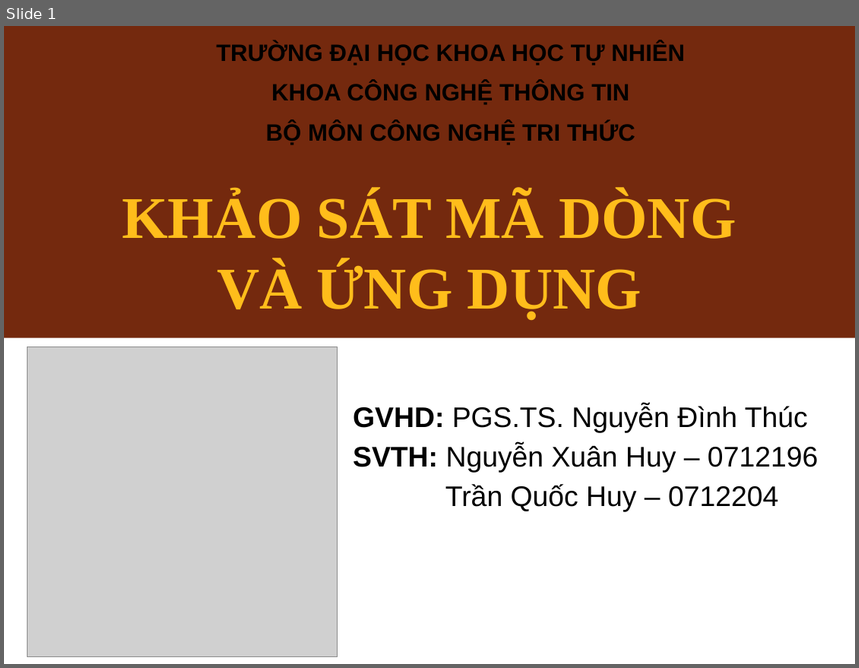
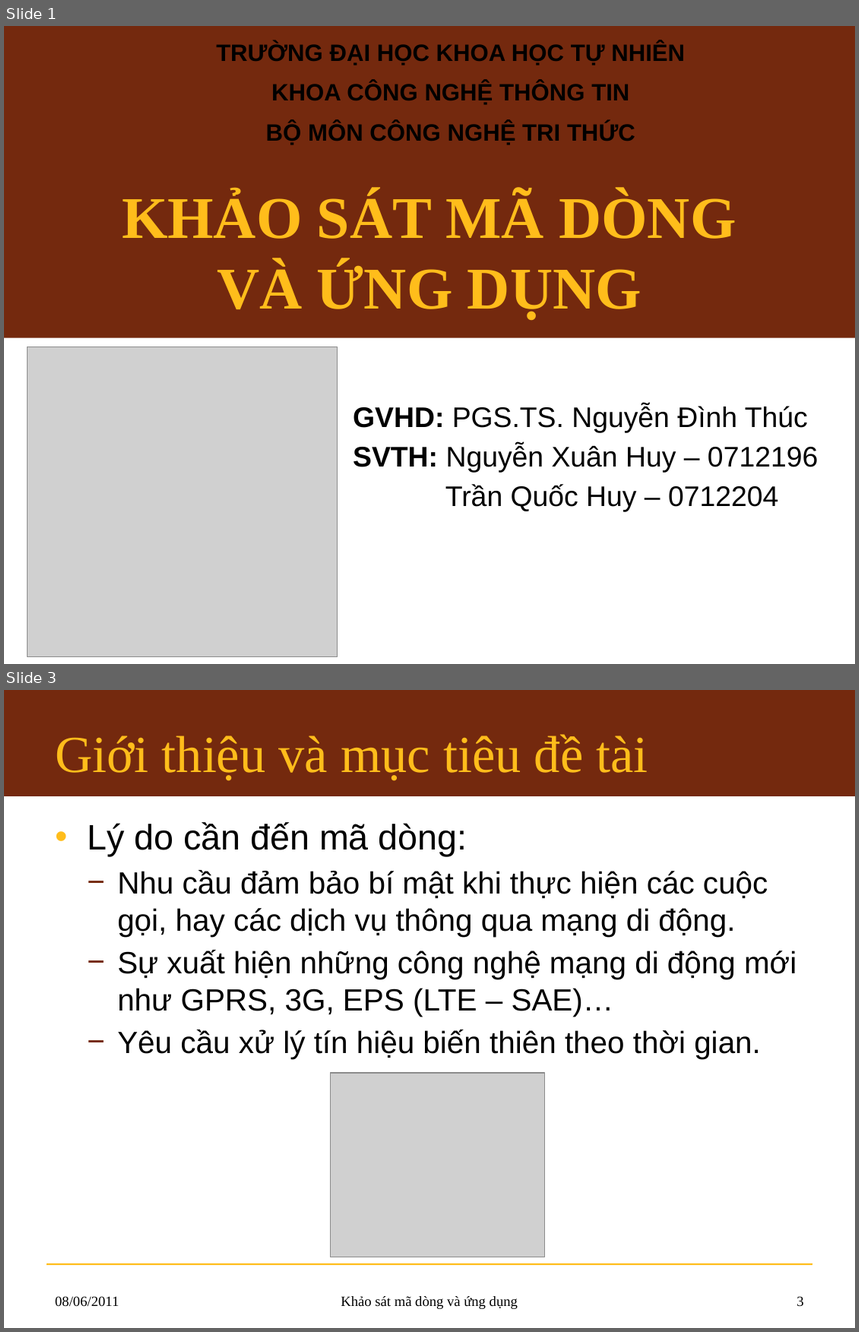
Before and after one commit to hemprasad/lvmm-sc, a slide deck: 7.Slide/KLTN_Slide.pptx. Shown one above the other, each under a label of ours: slide 1 before the commit, slides 1 and 3 after it; the slides between them are not shown. The pictures are 859x668 and 859x1332 pixels, drawn with LibreOffice and Linux fonts; fonts in the diff are those of the drawing; grey boxes stand for pictures; background and template pictures are left out. Boxes give left, top, right and bottom in pixels: in the first picture for what was removed or moved away, otherwise in the second. Text is boxed around its words. In the diff, an @@ line names an element or a change of style, - is before the commit and + after.

```diff
--- a/7.Slide/KLTN_Slide.pptx
+++ b/7.Slide/KLTN_Slide.pptx
@@ slide 3 added at <box>4,690,855,1328</box>, background #FFFFFF @@
@@ rectangle added at <box>4,690,855,796</box>, fill #74290E @@
@@ title added at <box>55,734,648,781</box>, 44 pt, text #FFBD1B @@
+Giới thiệu và mục tiêu đề tài
@@ text added at <box>87,822,797,1059</box>, 26 pt, text #000000 @@
+• Lý do cần đến mã dòng:
+  − Nhu cầu đảm bảo bí mật khi thực hiện các cuộc gọi, hay các dịch vụ thông qua mạng di động.
+  − Sự xuất hiện những công nghệ mạng di động mới như GPRS, 3G, EPS (LTE – SAE)…
+  − Yêu cầu xử lý tín hiệu biến thiên theo thời gian.
@@ picture added at <box>330,1073,544,1258</box> @@
@@ line added from (47, 1265) to (813, 1265), #FFBD1B 1.5 pt @@
@@ text added at <box>55,1296,119,1307</box>, 12 pt, text #000000 @@
+08/06/2011
@@ text added at <box>341,1296,518,1309</box>, 12 pt, text #000000 @@
+Khảo sát mã dòng và ứng dụng
@@ page number added at <box>797,1296,804,1307</box>, 12 pt, text #000000 @@
+3
```
Also in this commit, not shown: 2 slides changed, 3 other slides added.
